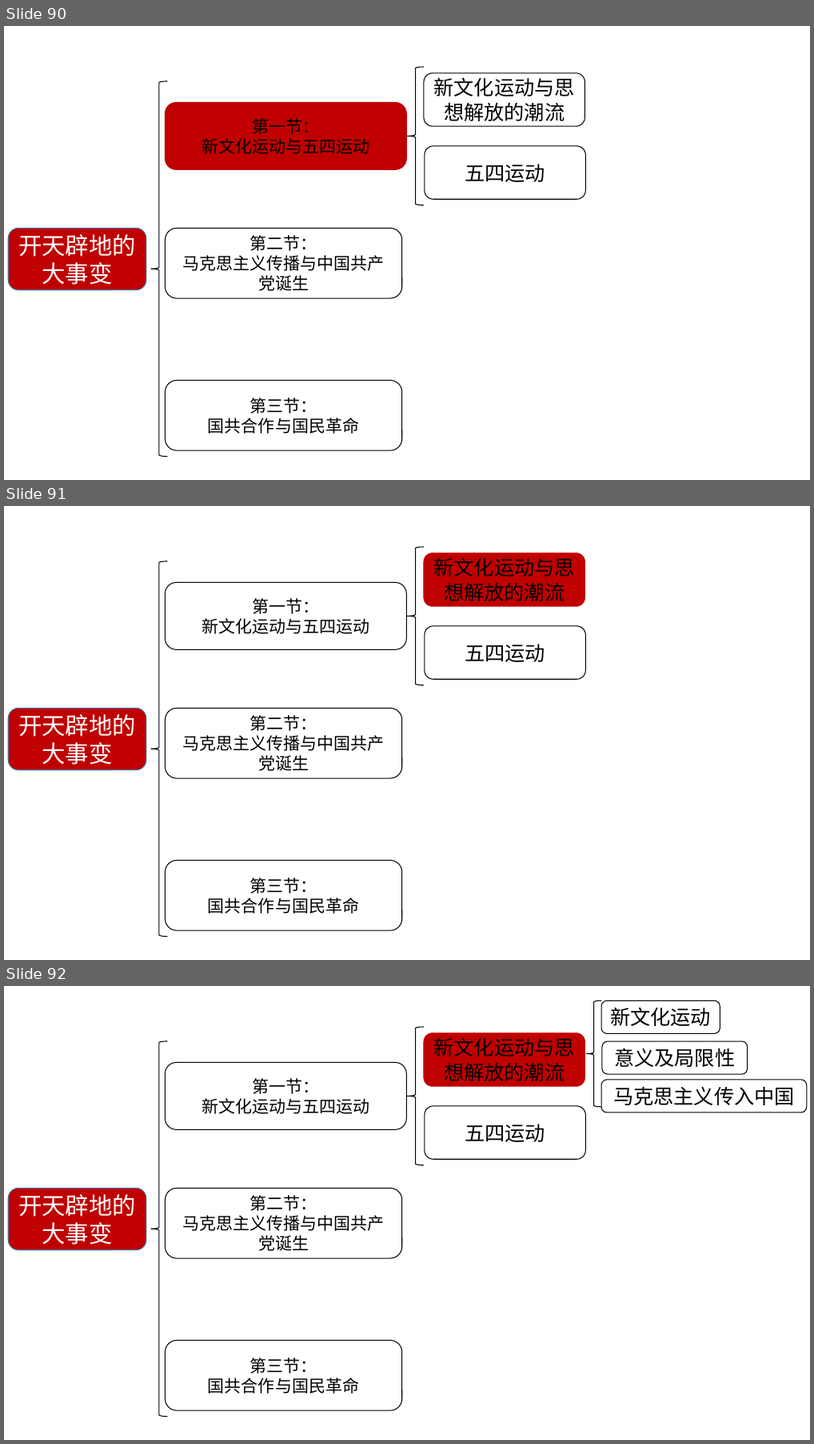
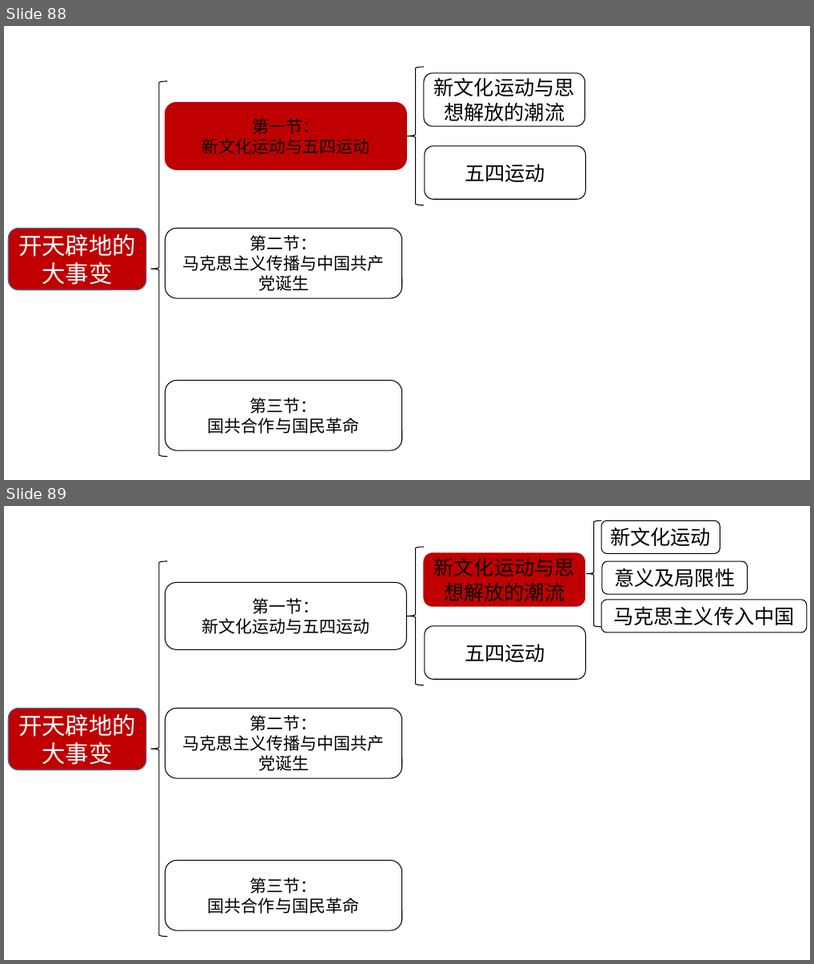
Before and after one commit to Call-me-zhy/tangtang, a slide deck: 5 中国近现代史纲要/课件/中国近现代史纲要精讲3.pptx. Shown one above the other, each under a label of ours: slides 90, 91 and 92 before the commit, slides 88 and 89 after it. The pictures are 814x1444 and 814x964 pixels, drawn with LibreOffice and Linux fonts; fonts in the diff are those of the drawing; background and template pictures are left out. Boxes give left, top, right and bottom in pixels: in the first picture for what was removed or moved away, otherwise in the second. Text is boxed around its words. In the diff, an @@ line names an element or a change of style, - is before the commit and + after.

```diff
--- a/5 中国近现代史纲要/课件/中国近现代史纲要精讲3.pptx
+++ b/5 中国近现代史纲要/课件/中国近现代史纲要精讲3.pptx
@@ slide 91 removed at <box>4,506,810,960</box>, background picture (left out) @@
@@ left brace removed at <box>407,547,424,685</box> @@
@@ rounded rectangle removed at <box>424,553,585,607</box> @@
-新文化运动与思想解放的潮流
@@ left brace removed at <box>151,561,167,936</box> @@
@@ rounded rectangle removed at <box>165,582,406,649</box> @@
-第一节：
-新文化运动与五四运动
@@ rounded rectangle removed at <box>425,626,586,679</box> @@
-五四运动
@@ rounded rectangle removed at <box>8,708,146,770</box> @@
-开天辟地的大事变
@@ rounded rectangle removed at <box>165,708,402,778</box> @@
-第二节：
-马克思主义传播与中国共产党诞生
@@ rounded rectangle removed at <box>165,860,402,930</box> @@
-第三节：
-国共合作与国民革命
@@ what was slide 90 is now slide 88 @@
@@ what was slide 92 is now slide 89 @@
```
Also in this commit, not shown: 12 slides changed, 2 other slides removed, 4 other files.
